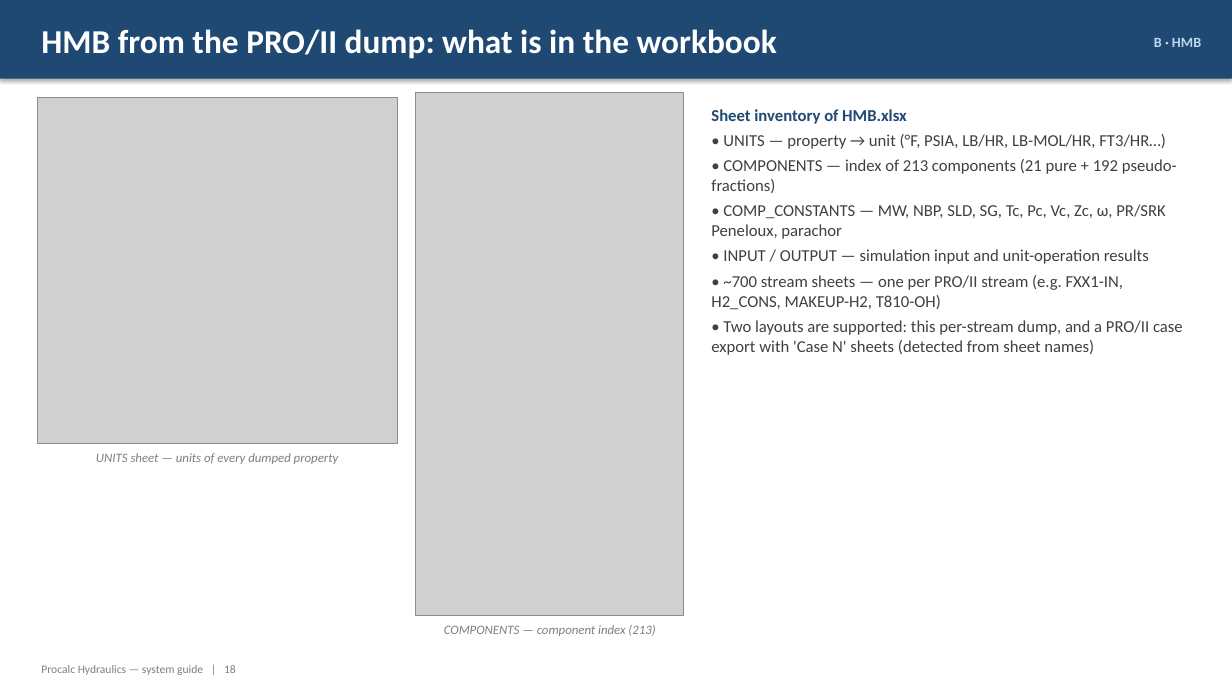
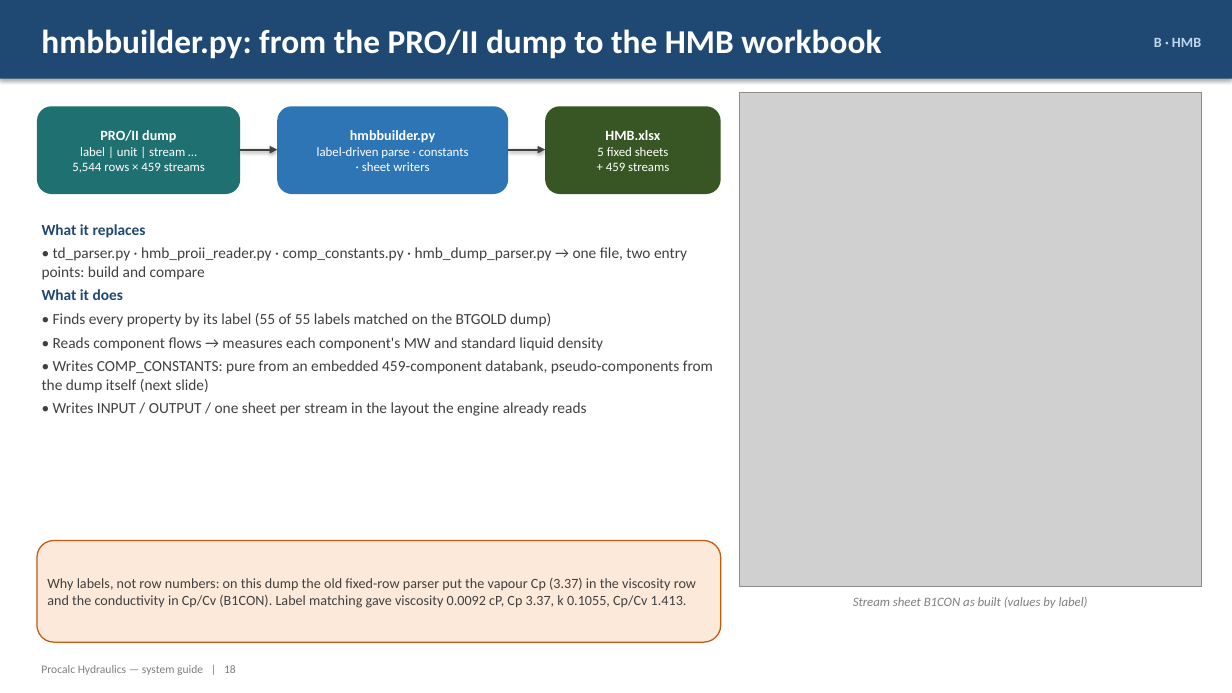
Before and after one commit to ipratikmenon/procalc, a slide deck: slide 18 of Hydraulics/Procalc_Hydraulics_System_Guide.pptx. Drawn at 1232x693 pixels with LibreOffice and Linux fonts; fonts in the diff are those of the drawing; grey boxes stand for pictures. Boxes give left, top, right and bottom in pixels: in the first picture for what was removed or moved away, otherwise in the second. Text is boxed around its words. In the diff, an @@ line names an element or a change of style, - is before the commit and + after.

```diff
--- a/Hydraulics/Procalc_Hydraulics_System_Guide.pptx
+++ b/Hydraulics/Procalc_Hydraulics_System_Guide.pptx
@@ text at <box>41,29,881,59</box>: text changed @@
-HMB from the PRO/II dump: what is in the workbook
+hmbbuilder.py: from the PRO/II dump to the HMB workbook
@@ picture removed at <box>37,97,397,444</box> @@
@@ rounded rectangle added at <box>37,106,240,194</box>, fill #1F7070, 10 pt, text #FFFFFF @@
+PRO/II dump
+label | unit | stream …
+5,544 rows × 459 streams
@@ rounded rectangle added at <box>277,106,508,194</box>, fill #2E75B6, 10 pt, text #FFFFFF @@
+hmbbuilder.py
+label-driven parse · constants
+· sheet writers
@@ picture removed at <box>416,92,684,616</box> @@
@@ rounded rectangle added at <box>545,106,721,194</box>, fill #375623, 10 pt, text #FFFFFF @@
+HMB.xlsx
+5 fixed sheets
++ 459 streams
@@ text removed at <box>711,109,1183,355</box> @@
-Sheet inventory of HMB.xlsx
-• UNITS — property → unit (°F, PSIA, LB/HR, LB-MOL/HR, FT3/HR…)
-• COMPONENTS — index of 213 components (21 pure + 192 pseudo-fractions)
-• COMP_CONSTANTS — MW, NBP, SLD, SG, Tc, Pc, Vc, Zc, ω, PR/SRK Peneloux, parachor
-• INPUT / OUTPUT — simulation input and unit-operation results
-• ~700 stream sheets — one per PRO/II stream (e.g. FXX1-IN, H2_CONS, MAKEUP-H2, T810-OH)
-• Two layouts are supported: this per-stream dump, and a PRO/II case export with 'Case N' sheets (detected from sheet names)
@@ picture added at <box>739,92,1202,587</box> @@
@@ arrow added from (240, 150) to (277, 150), #404040 1.75 pt @@
@@ arrow added from (508, 150) to (545, 150), #404040 1.75 pt @@
@@ text added at <box>42,224,713,416</box>, 12 pt, text #404040 @@
+What it replaces
+• td_parser.py · hmb_proii_reader.py · comp_constants.py · hmb_dump_parser.py → one file, two entry points: build and compare
+What it does
+• Finds every property by its label (55 of 55 labels matched on the BTGOLD dump)
+• Reads component flows → measures each component's MW and standard liquid density
+• Writes COMP_CONSTANTS: pure from an embedded 459-component databank, pseudo-components from the dump itself (next slide)
+• Writes INPUT / OUTPUT / one sheet per stream in the layout the engine already reads
@@ text removed at <box>96,453,339,464</box> @@
-UNITS sheet — units of every dumped property
@@ rounded rectangle added at <box>37,541,721,642</box>, fill #FDE9D9, outline #C55A11 1 pt, 11 pt, text #404040 @@
+Why labels, not row numbers: on this dump the old fixed-row parser put the vapour Cp (3.37) in the viscosity row and the conductivity in Cp/Cv (B1CON). Label matching gave viscosity 0.0092 cP, Cp 3.37, k 0.1055, Cp/Cv 1.413.
@@ text added at <box>853,597,1088,608</box>, 10 pt, text #7F7F7F, italic @@
+Stream sheet B1CON as built (values by label)
@@ text removed at <box>444,625,655,636</box> @@
-COMPONENTS — component index (213)
```
Also in this commit, not shown: 26 other slides changed, 4 slides added, 4 slides removed, 2 other files.
